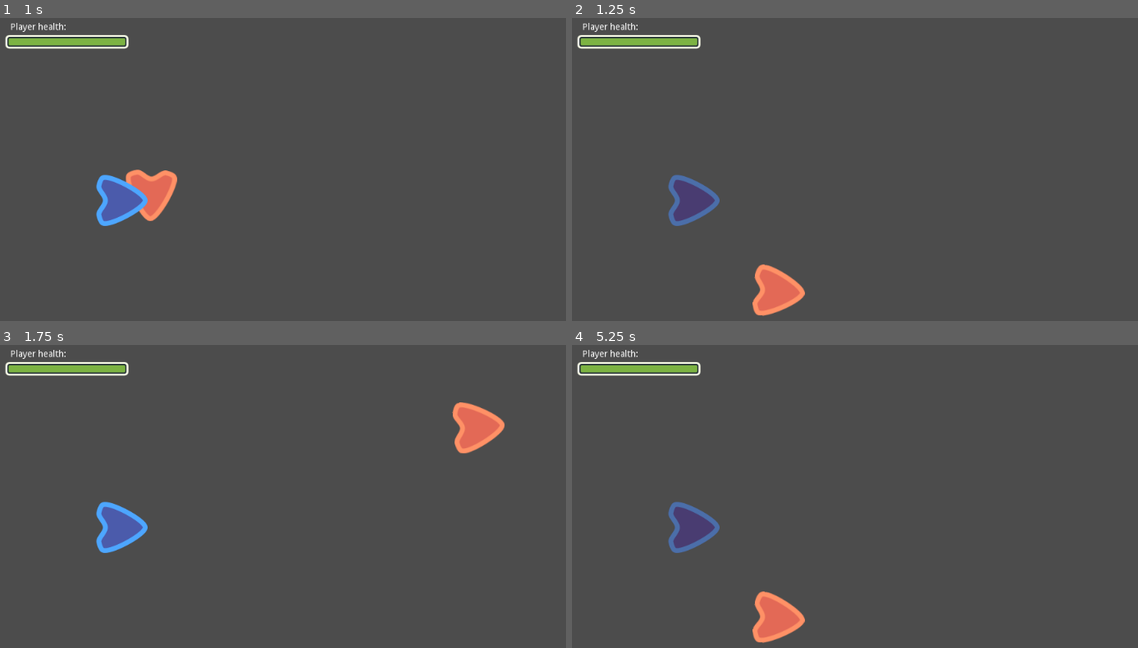
Above: before the commit, frames 1-4 (two rows, left to right).
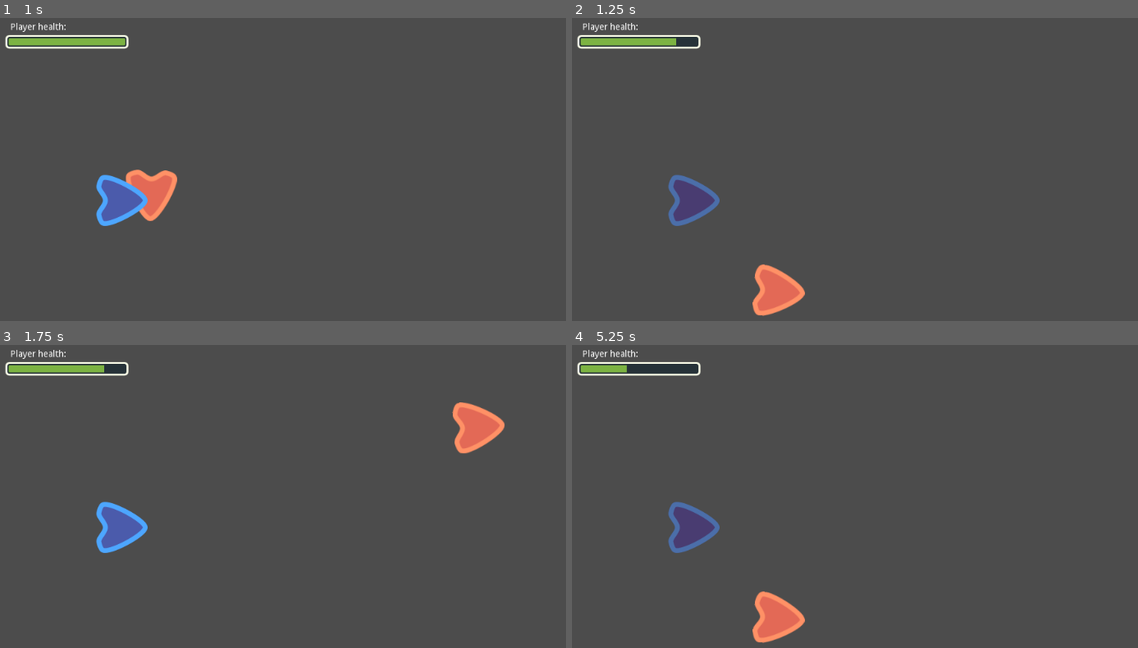
Above: after the commit, the same moments.

Repository: AbhinavRobinson/Godot-Tut-1
Game: Godot game, scene res://CustomSignal.tscn
Two runs of this game, one before a commit and one after it. Both use one fixed random seed, a clock stepped at 60 frames per second and the inputs below. This scene is started directly instead of the project's main scene.
Inputs:
- Up to frame 1 (1 s): no input
- Up to frame 2 (1.25 s): no input
- Up to frame 3 (1.75 s): no input
- Up to frame 4 (5.25 s): no input

Frame 1 is identical in both runs. In frame 2, 0.1% of the frame differs, in the area x 18-23%, y 6-10%; in frame 3, 0.1%; in frame 4, 0.3%, in the area x 9-23%, y 6-10%.

Commit message:
(feat): use signals

Diff:
--- a/using-signals/CustomSignal.tscn
+++ b/using-signals/CustomSignal.tscn
@@ -18,3 +18,5 @@
 value = 10.0
 texture_over = null
 texture_progress = ExtResource( 4 )
+
+[connection signal="health_changed" from="Player" to="LifeBar" method="_on_Player_health_changed"]
--- a/using-signals/CustomSignal/LifeBar.gd
+++ b/using-signals/CustomSignal/LifeBar.gd
@@ -1 +1,4 @@
 extends TextureProgress
+
+func _on_Player_health_changed(new_health):
+	value = new_health
--- a/using-signals/CustomSignal/Player.gd
+++ b/using-signals/CustomSignal/Player.gd
@@ -1,15 +1,15 @@
 extends Area2D
 
+signal health_changed(new_health)
+
 var health = 10
-
 
 func take_damage(amount):
 	health -= amount
 	if health < 0:
 		health = 0
-
 	get_node("AnimationPlayer").play("take_damage")
-
+	emit_signal("health_changed", health)
 
 func _on_area_entered(area):
 	take_damage(2)
